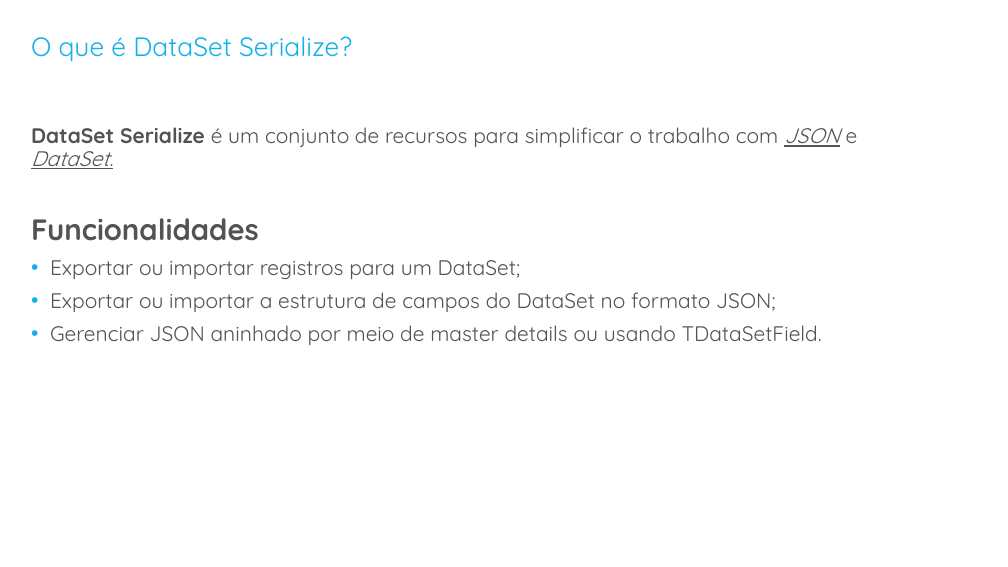
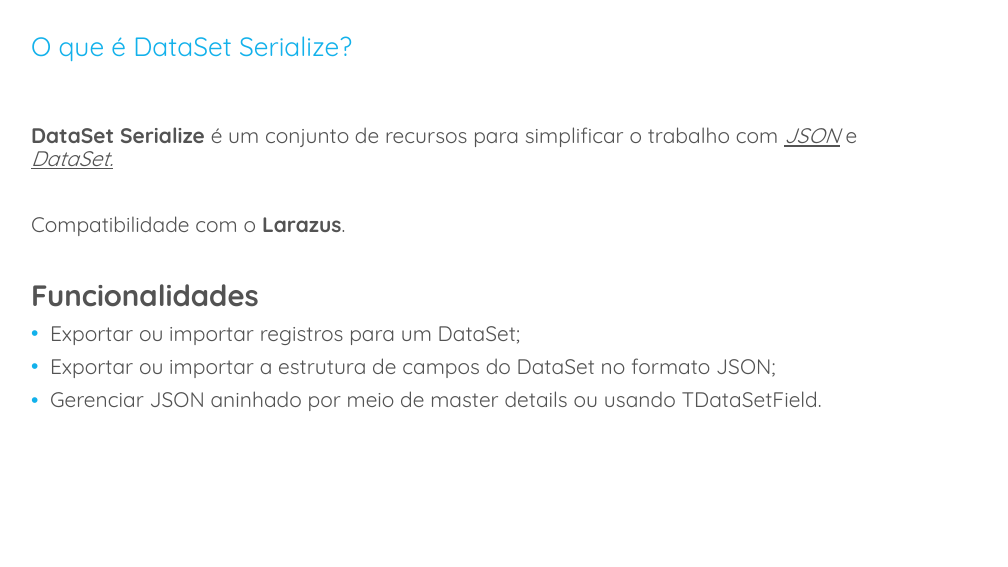
Before and after one commit to andre-dias93/embarcadero-conference, a slide deck: slide 8 of 2020/dataset-serialize-restrequest/DataSet Serialize e RestRequest4Delphi, uma combinação que deu certo!.pptx. Drawn at 1008x567 pixels with LibreOffice and Linux fonts; fonts in the diff are those of the drawing; background and template pictures are left out. Boxes give left, top, right and bottom in pixels: in the first picture for what was removed or moved away, otherwise in the second. Text is boxed around its words. In the diff, an @@ line names an element or a change of style, - is before the commit and + after.

```diff
--- a/2020/dataset-serialize-restrequest/DataSet Serialize e RestRequest4Delphi, uma combinação que deu certo!.pptx
+++ b/2020/dataset-serialize-restrequest/DataSet Serialize e RestRequest4Delphi, uma combinação que deu certo!.pptx
@@ text at (x1=31, y1=216, x2=345, y2=236): paragraph added @@
+Compatibilidade com o Larazus.
```
Also in this commit, not shown: 1 other slide changed.
